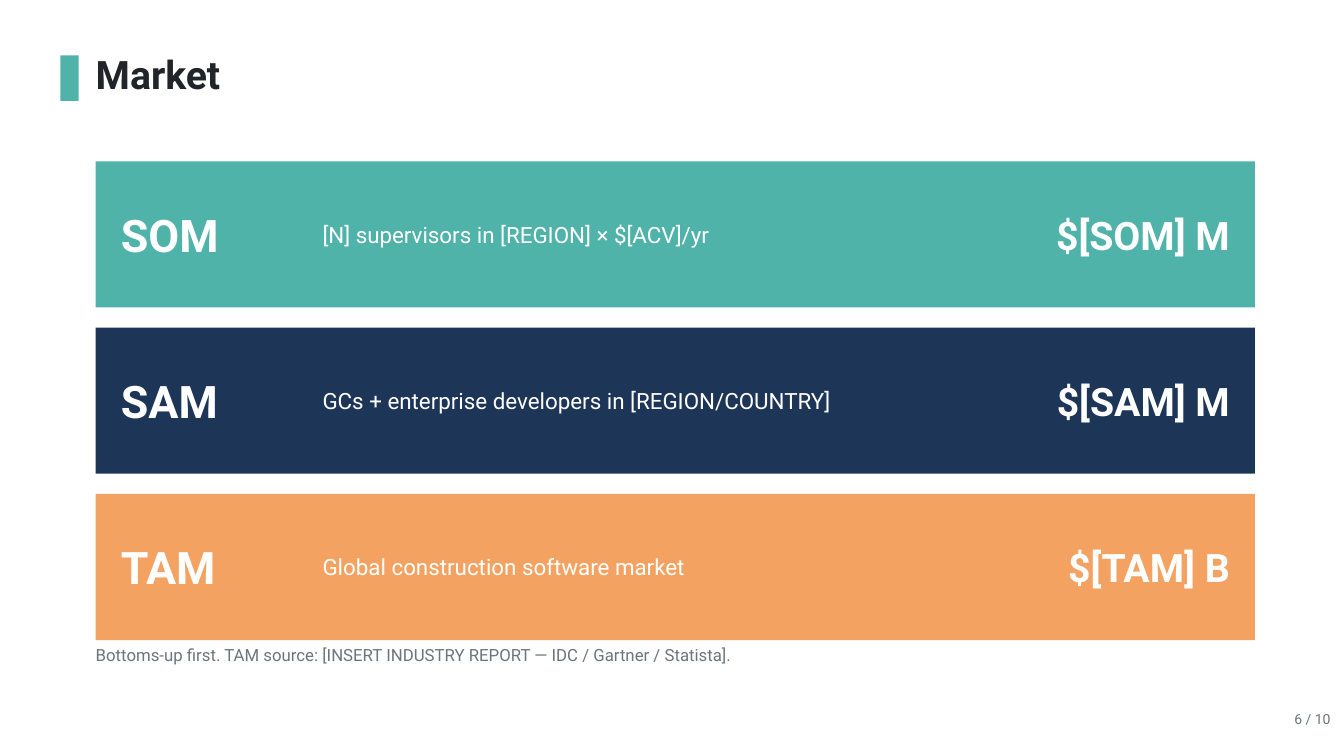
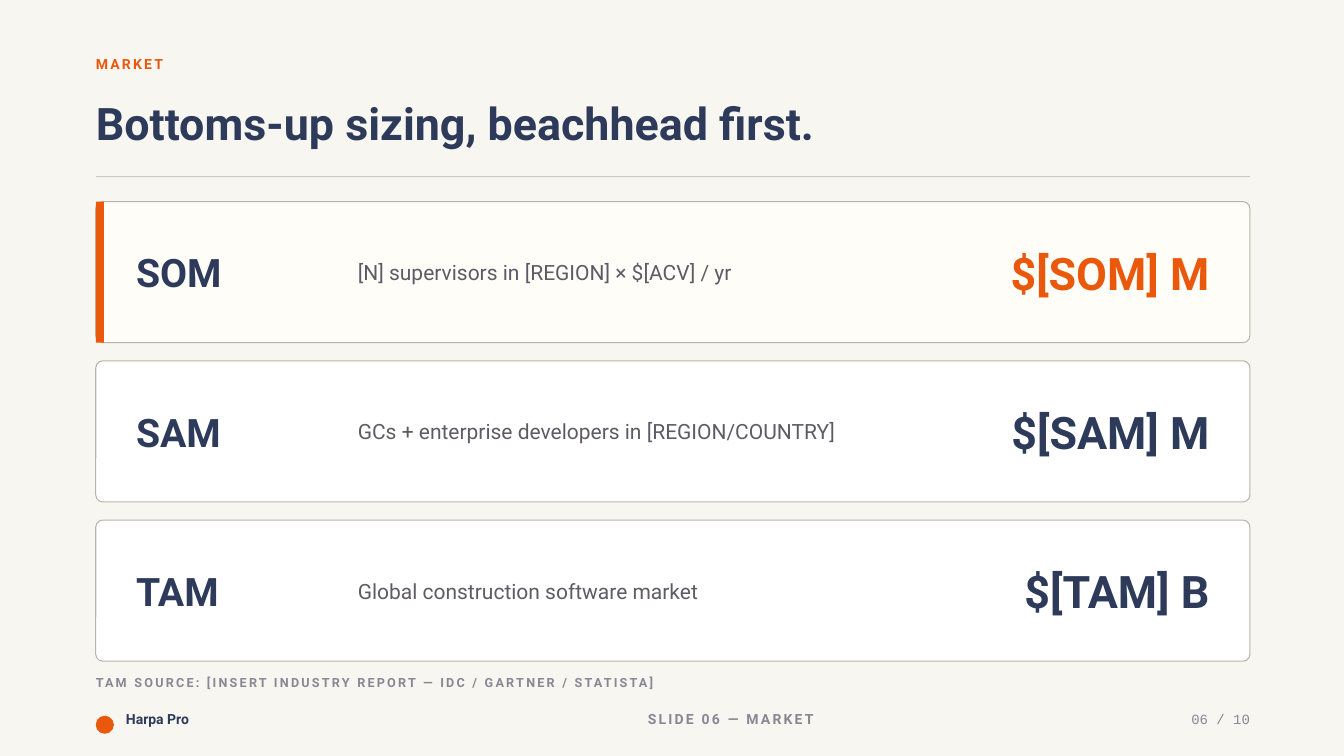
Before and after one commit to patrickchin/haru3-reports, a slide deck: slide 6 of docs/investor/Harpa-Pro-Deck-v2.pptx. Drawn at 1344x756 pixels with LibreOffice and Linux fonts; fonts in the diff are those of the drawing. Boxes give left, top, right and bottom in pixels: in the first picture for what was removed or moved away, otherwise in the second. Text is boxed around its words. In the diff, an @@ line names an element or a change of style, - is before the commit and + after.

Commit message:
docs(investor): restyle pitch deck v2 to match app design tokens
Replace stale teal/red/orange palette in build_deck.py with the mobile
app's design tokens from apps/mobile/lib/design-tokens/colors.ts: warm
paper background, softened navy primary, single saturated orange accent
reserved for one hero element per slide, warm-grey borders, and
uppercase letterspaced labels matching the app's text-label token.

```diff
--- a/docs/investor/Harpa-Pro-Deck-v2.pptx
+++ b/docs/investor/Harpa-Pro-Deck-v2.pptx
@@ rectangle: place and size @@
-rectangle at (96,328,1255,474)
+rectangle at (0,0,1344,756)
@@ rectangle at (0,0,1344,756): fill #1D3557 to #F8F6F1 @@
@@ rectangle removed at (60,55,79,101) @@
@@ text at (96,59,163,69): text changed; size 28 to 10 pt; text colour #212529 to #EA580C @@
-Market
+MARKET
@@ text added at (96,106,814,150), 32 pt, text #2D3A5A, bold @@
+Bottoms-up sizing, beachhead first.
@@ rectangle: place and size @@
-rectangle at (96,161,1255,308)
+rectangle at (96,176,1250,177)
@@ rectangle at (96,176,1250,177): fill #4FB3A9 to #B9B4A8 @@
@@ rounded rectangle added at (96,202,1250,343), fill #FFFDF8, outline #B9B4A8 0.75 pt @@
@@ rectangle added at (96,202,104,343), fill #EA580C @@
@@ size 32 to 28 pt, text colour #FFFFFF to #2D3A5A in 3 elements at (136,578,219,606), (136,418,221,448), (136,258,221,288) @@
@@ text "SOM": place and size @@
-text "SOM" at (121,219,219,253)
+text "SOM" at (136,258,221,288)
@@ text "$[SOM] M": place and size @@
-text "$[SOM] M" at (1056,217,1229,257)
+text "$[SOM] M" at (1011,253,1209,298)
@@ text "$[SOM] M" at (1011,253,1209,298): size 28 to 32 pt, text colour #FFFFFF to #EA580C @@
@@ text at (358,262,731,285): text changed; size 16 to 15 pt; text colour #FFFFFF to #5F5B66 @@
-[N] supervisors in [REGION] × $[ACV]/yr
+[N] supervisors in [REGION] × $[ACV] / yr
@@ rounded rectangle added at (96,361,1250,502), fill #FFFFFF, outline #B9B4A8 0.75 pt @@
@@ text "SAM": place and size @@
-text "SAM" at (121,385,218,419)
+text "SAM" at (136,418,221,448)
@@ text "GCs + enterprise developers in ..." at (358,422,835,444): size 16 to 15 pt, text colour #FFFFFF to #5F5B66 @@
@@ text "GCs + enterprise developers in ...": place and size @@
-text "GCs + enterprise developers in ..." at (323,390,830,414)
+text "GCs + enterprise developers in ..." at (358,422,835,444)
@@ text "$[SAM] M" at (1011,412,1209,457): size 28 to 32 pt, text colour #FFFFFF to #2D3A5A @@
@@ text "$[SAM] M": place and size @@
-text "$[SAM] M" at (1057,383,1229,423)
+text "$[SAM] M" at (1011,412,1209,457)
@@ rectangle removed at (96,494,1255,640) @@
@@ rounded rectangle added at (96,520,1250,661), fill #FFFFFF, outline #B9B4A8 0.75 pt @@
@@ text "TAM": place and size @@
-text "TAM" at (121,552,215,584)
+text "TAM" at (136,578,219,606)
@@ text "Global construction software market": place and size @@
-text "Global construction software market" at (323,558,685,575)
+text "Global construction software market" at (358,583,698,599)
@@ text "Global construction software market" at (358,583,698,599): size 16 to 15 pt, text colour #FFFFFF to #5F5B66 @@
@@ text "$[TAM] B": place and size @@
-text "$[TAM] B" at (1068,549,1230,589)
+text "$[TAM] B" at (1181,576,1210,608)
@@ text "$[TAM] B" at (1181,576,1210,608): size 28 to 32 pt, text colour #FFFFFF to #2D3A5A @@
@@ text at (1024,571,1169,616): text changed; size 12 to 9 pt; text colour #6C757D to #8A8693; bold on @@
-Bottoms-up first. TAM source: [INSERT INDUSTRY REPORT — IDC / Gartner / Statista].
+TAM SOURCE: [INSERT INDUSTRY REPORT — IDC / GARTNER / STATISTA]
@@ rounded rectangle added at (96,716,114,734), fill #EA580C @@
@@ text added at (126,714,189,727), 10 pt, text #2D3A5A, bold @@
+Harpa Pro
@@ text added at (648,714,813,724), 10 pt, text #8A8693, bold @@
+SLIDE 06 — MARKET
@@ text at (1191,715,1250,724): text changed; font Roboto to Courier New; text colour #6C757D to #8A8693 @@
-6 / 10
+06 / 10
```
Also in this commit, not shown: 9 other slides changed, 1 other file.
